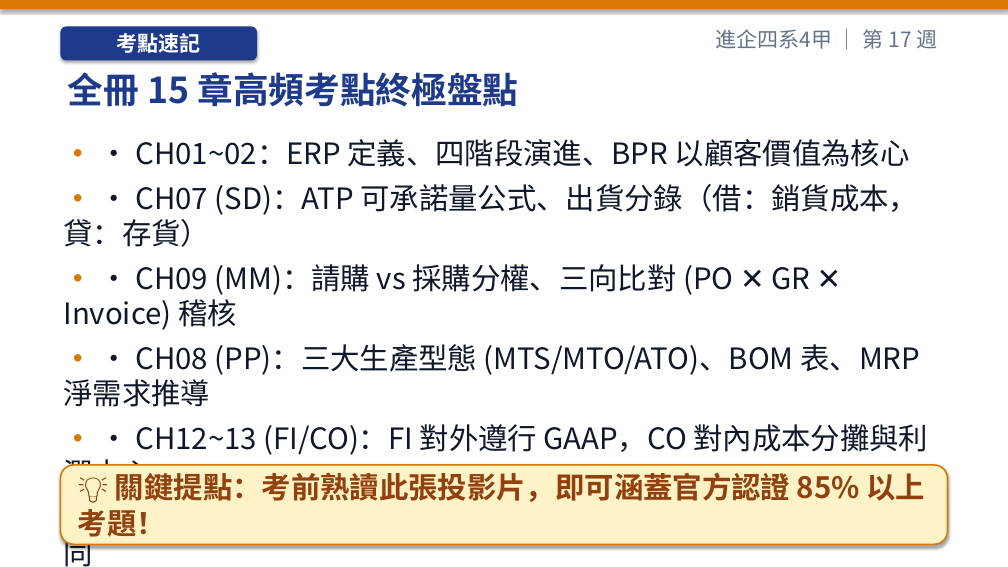
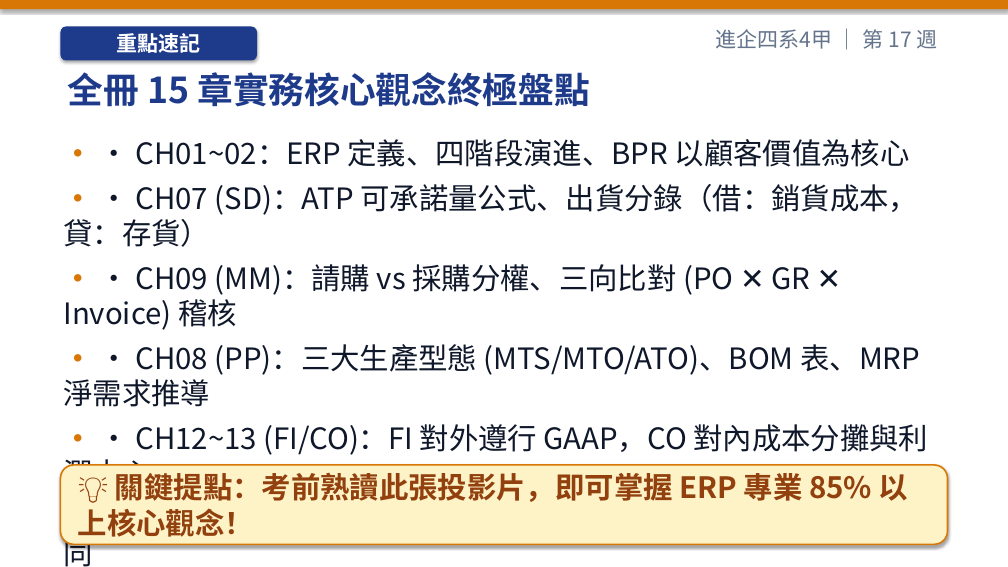
Before and after one commit to h12s12bs/vnu-enterprise-resource-planning, a slide deck: slide 3 of 01_每週教學簡報_PPT/ERP_第17週_ERP_專業考前總衝刺與全真模擬測驗.pptx. Drawn at 1008x567 pixels with LibreOffice and Linux fonts; fonts in the diff are those of the drawing. Boxes give left, top, right and bottom in pixels: in the first picture for what was removed or moved away, otherwise in the second. Text is boxed around its words. In the diff, an @@ line names an element or a change of style, - is before the commit and + after.

```diff
--- a/01_每週教學簡報_PPT/ERP_第17週_ERP_專業考前總衝刺與全真模擬測驗.pptx
+++ b/01_每週教學簡報_PPT/ERP_第17週_ERP_專業考前總衝刺與全真模擬測驗.pptx
@@ text in rounded rectangle at [117, 31, 201, 57]: text changed @@
-考點速記
+重點速記
@@ text at [68, 72, 589, 107]: text changed @@
-全冊 15 章高頻考點終極盤點
+全冊 15 章實務核心觀念終極盤點
@@ text in rounded rectangle at [78, 473, 908, 537]: text changed @@
-💡 關鍵提點：考前熟讀此張投影片，即可涵蓋官方認證 85% 以上考題！
+💡 關鍵提點：考前熟讀此張投影片，即可掌握 ERP 專業 85% 以上核心觀念！
```
Also in this commit, not shown: 1 other slide changed, 26 other files.
